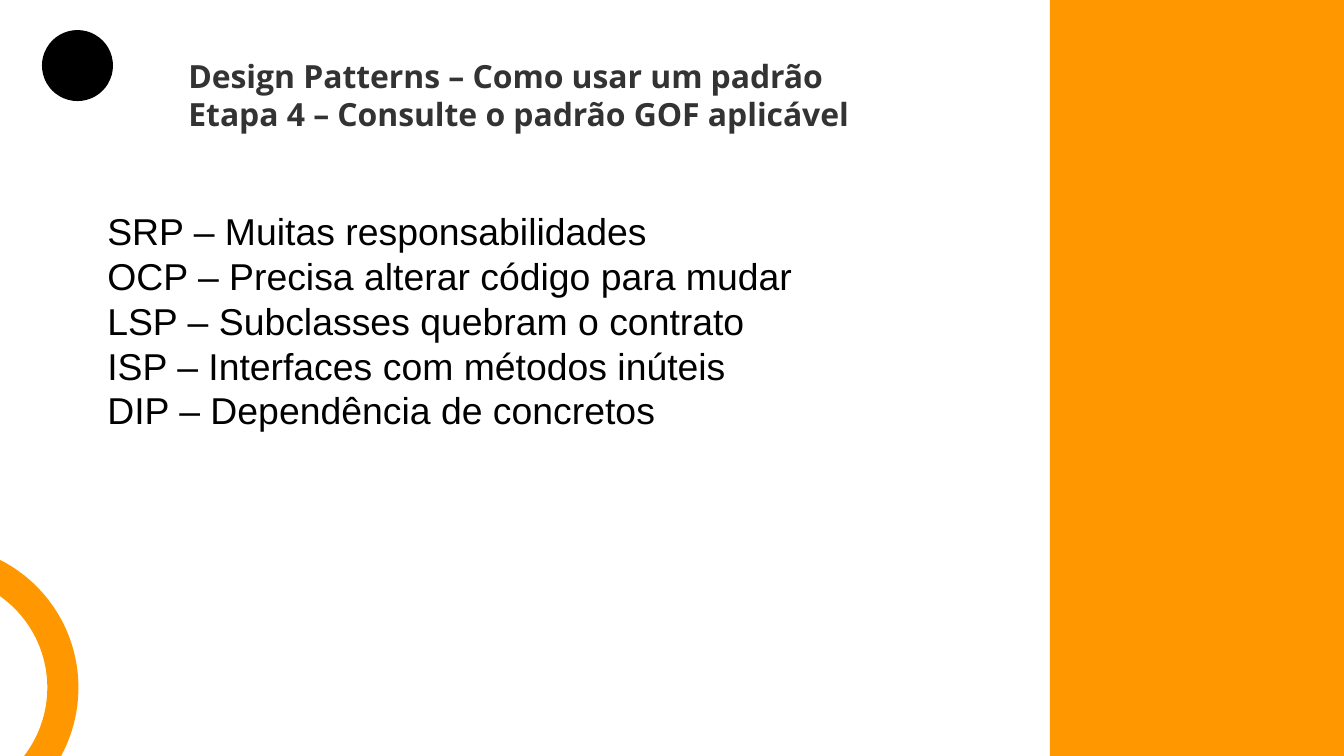
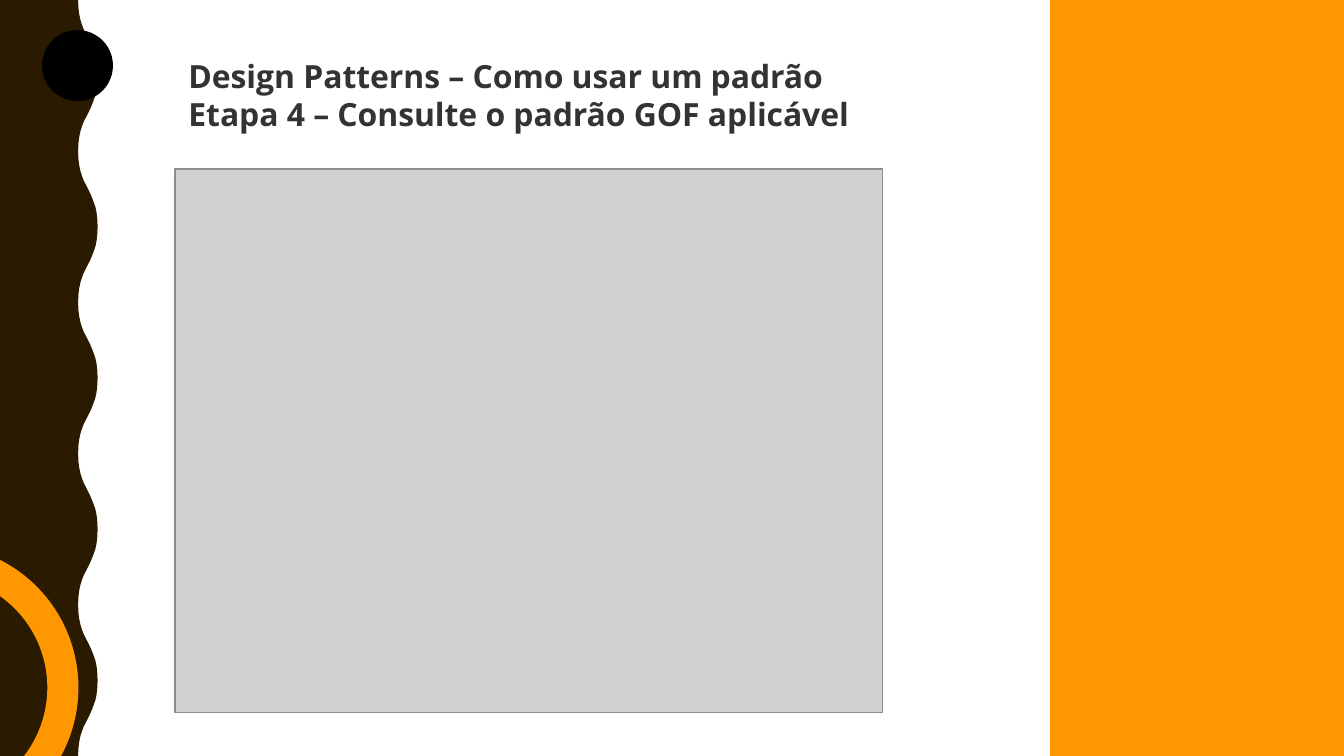
Before and after one commit to brunoduartec/workshops, a slide deck: slide 12 of Design Patterns/Design Patterns.pptx (slide 13 before the commit). Drawn at 1344x756 pixels with LibreOffice and Linux fonts; fonts in the diff are those of the drawing; grey boxes stand for pictures. Boxes give left, top, right and bottom in pixels: in the first picture for what was removed or moved away, otherwise in the second. Text is boxed around its words. In the diff, an @@ line names an element or a change of style, - is before the commit and + after.

```diff
--- a/Design Patterns/Design Patterns.pptx
+++ b/Design Patterns/Design Patterns.pptx
@@ freeform shape added at (x1=0, y1=0, x2=98, y2=755), fill #2A1A00 @@
@@ picture added at (x1=175, y1=169, x2=882, y2=712) @@
@@ text removed at (x1=107, y1=218, x2=792, y2=432) @@
-SRP – Muitas responsabilidades
-OCP – Precisa alterar código para mudar
-LSP – Subclasses quebram o contrato
-ISP – Interfaces com métodos inúteis
-DIP – Dependência de concretos
```
Also in this commit, not shown: 12 other slides changed, 3 slides added, 1 slide removed, 40 other files.
